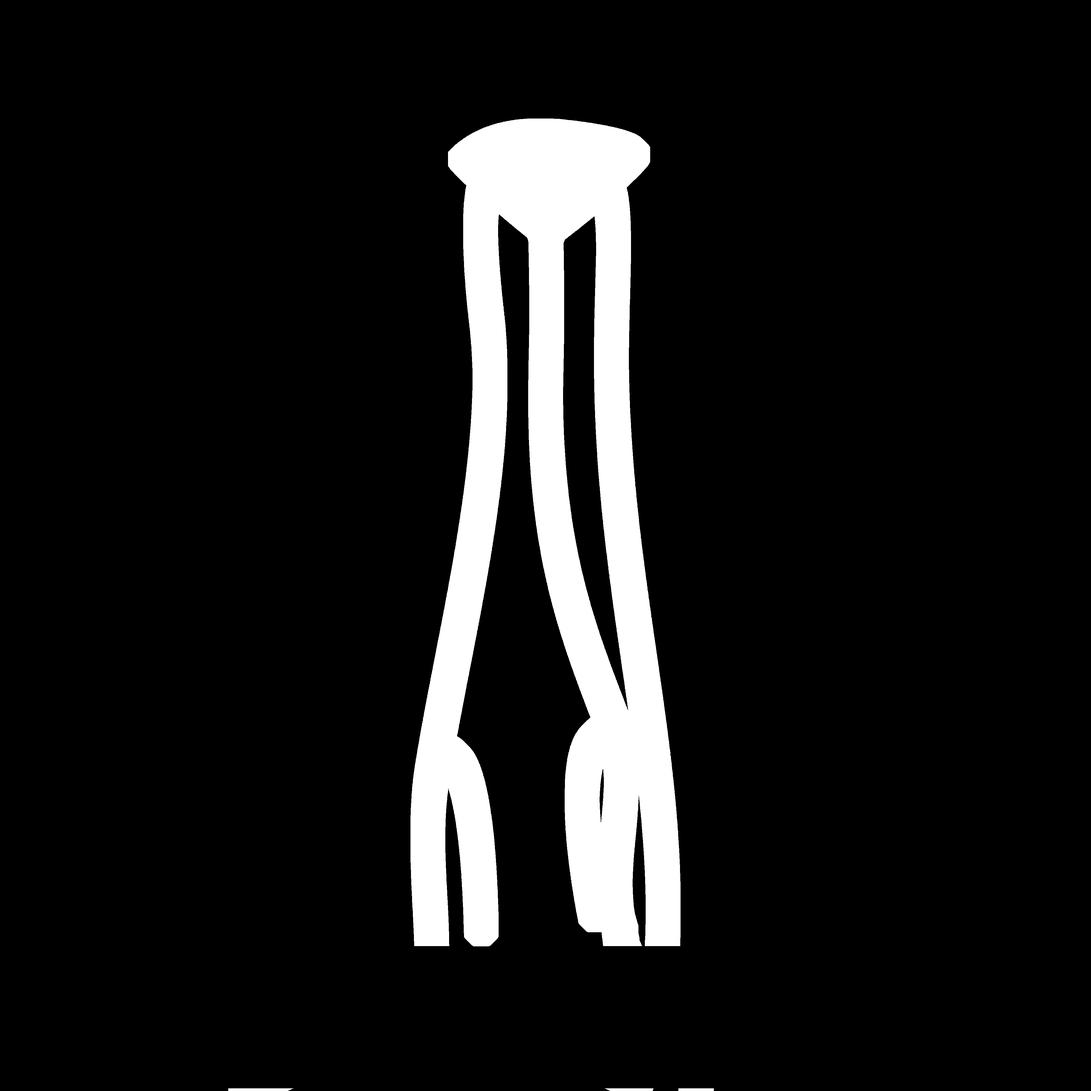
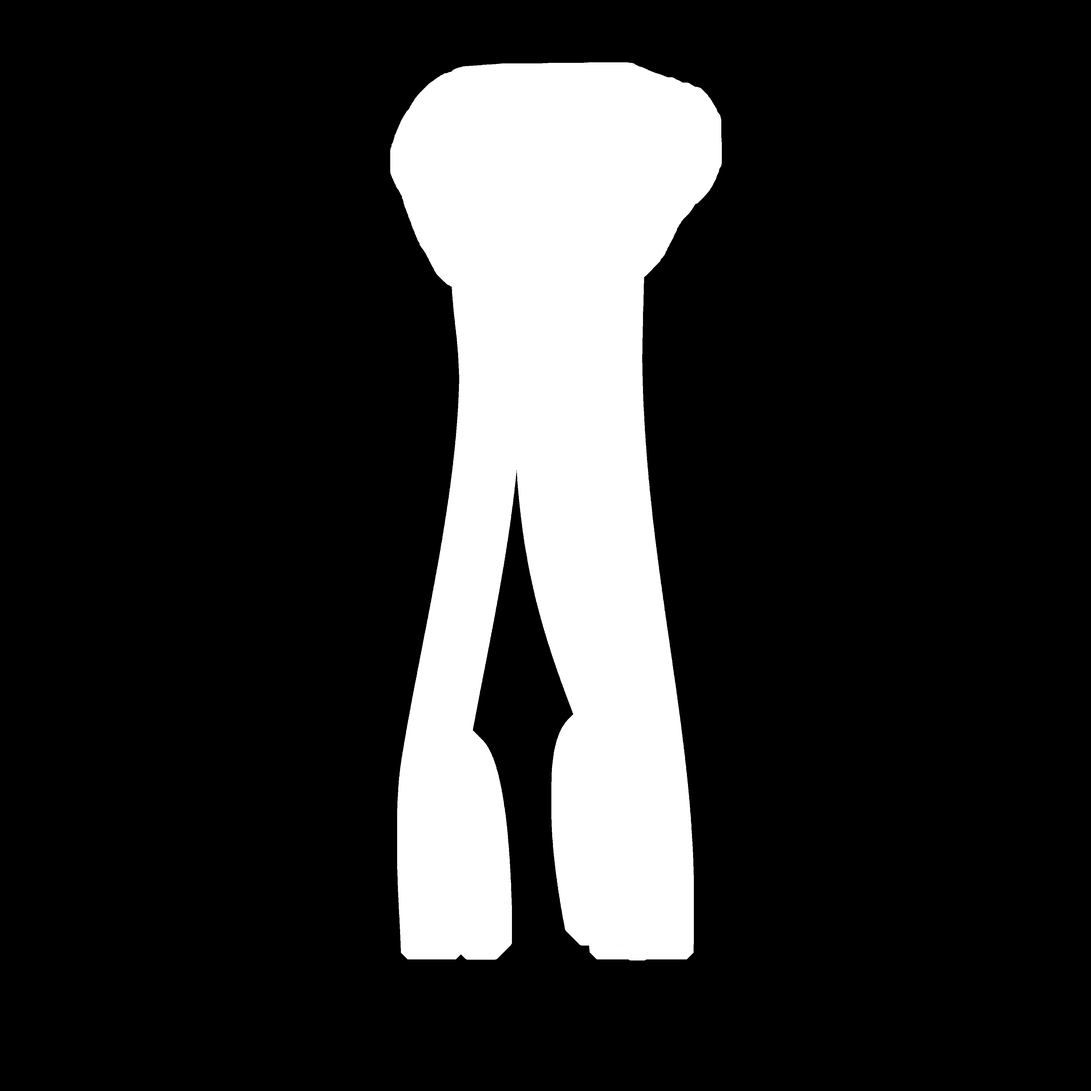
Revision of a layered 1091px x 1091px image; what changed, layer by layer:
painted on "Layer 1" over (228, 62, 723, 1091)
